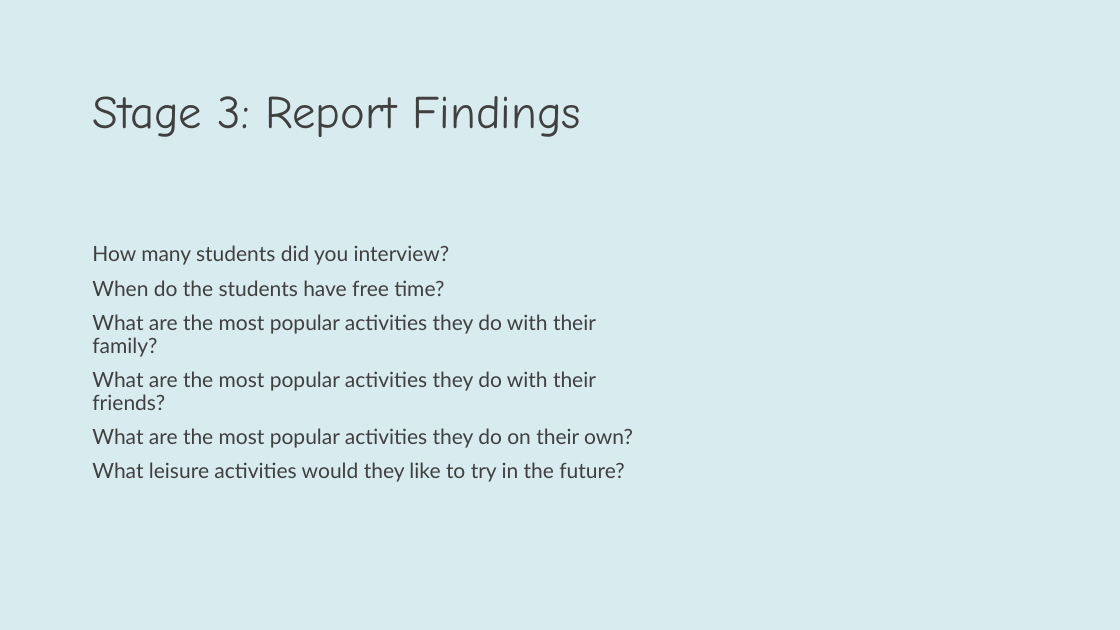
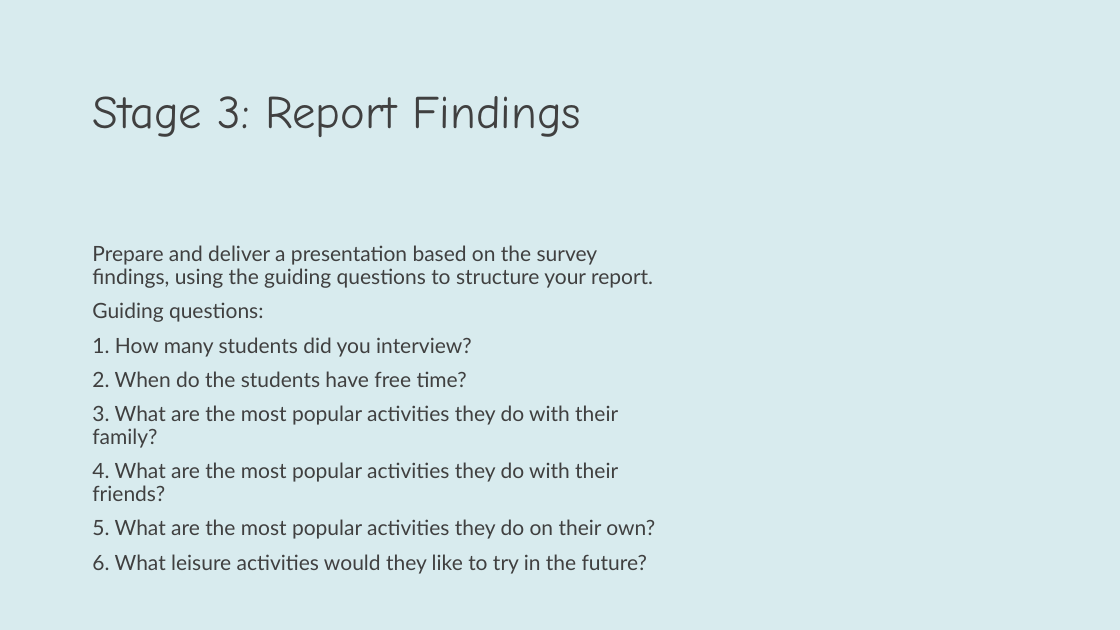
Before and after one commit to YuSh1nafk/IPR2026, a slide deck: slide 66 of back_end/outputs/Global_Success_Book_4_Presentation.pptx (slide 70 before the commit). Drawn at 1120x630 pixels with LibreOffice and Linux fonts; fonts in the diff are those of the drawing. Boxes give left, top, right and bottom in pixels: in the first picture for what was removed or moved away, otherwise in the second. Text is boxed around its words. In the diff, an @@ line names an element or a change of style, - is before the commit and + after.

```diff
--- a/back_end/outputs/Global_Success_Book_4_Presentation.pptx
+++ b/back_end/outputs/Global_Success_Book_4_Presentation.pptx
@@ text at [92,245,655,574]: text changed @@
-How many students did you interview?
-When do the students have free time?
-What are the most popular activities they do with their family?
-What are the most popular activities they do with their friends?
-What are the most popular activities they do on their own?
-What leisure activities would they like to try in the future?
+Prepare and deliver a presentation based on the survey findings, using the guiding questions to structure your report.
+Guiding questions:
+1. How many students did you interview?
+2. When do the students have free time?
+3. What are the most popular activities they do with their family?
+4. What are the most popular activities they do with their friends?
+5. What are the most popular activities they do on their own?
+6. What leisure activities would they like to try in the future?
```
Also in this commit, not shown: 49 other slides changed, 4 slides added, 9 slides removed, 24 other files.
